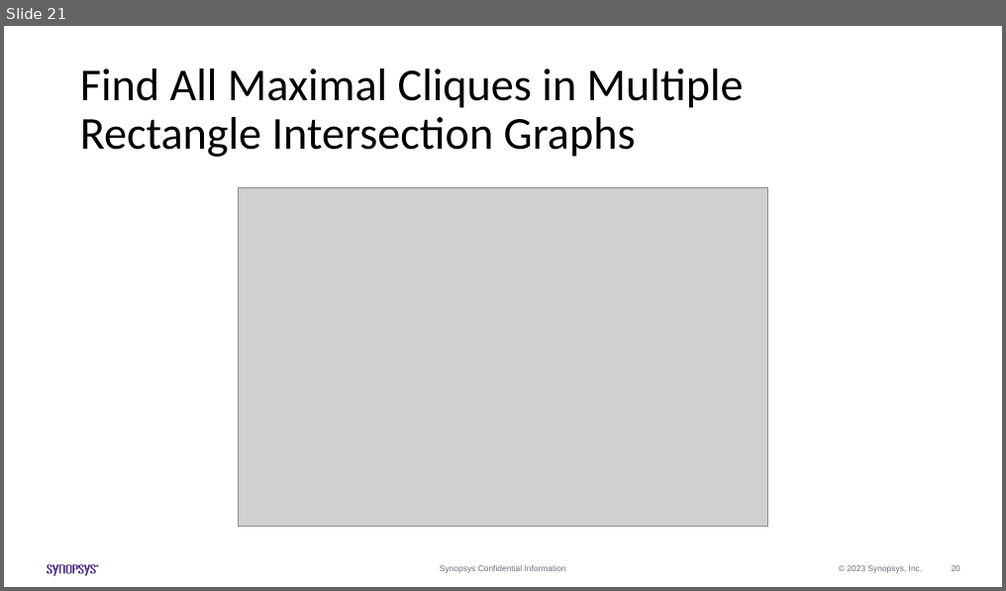
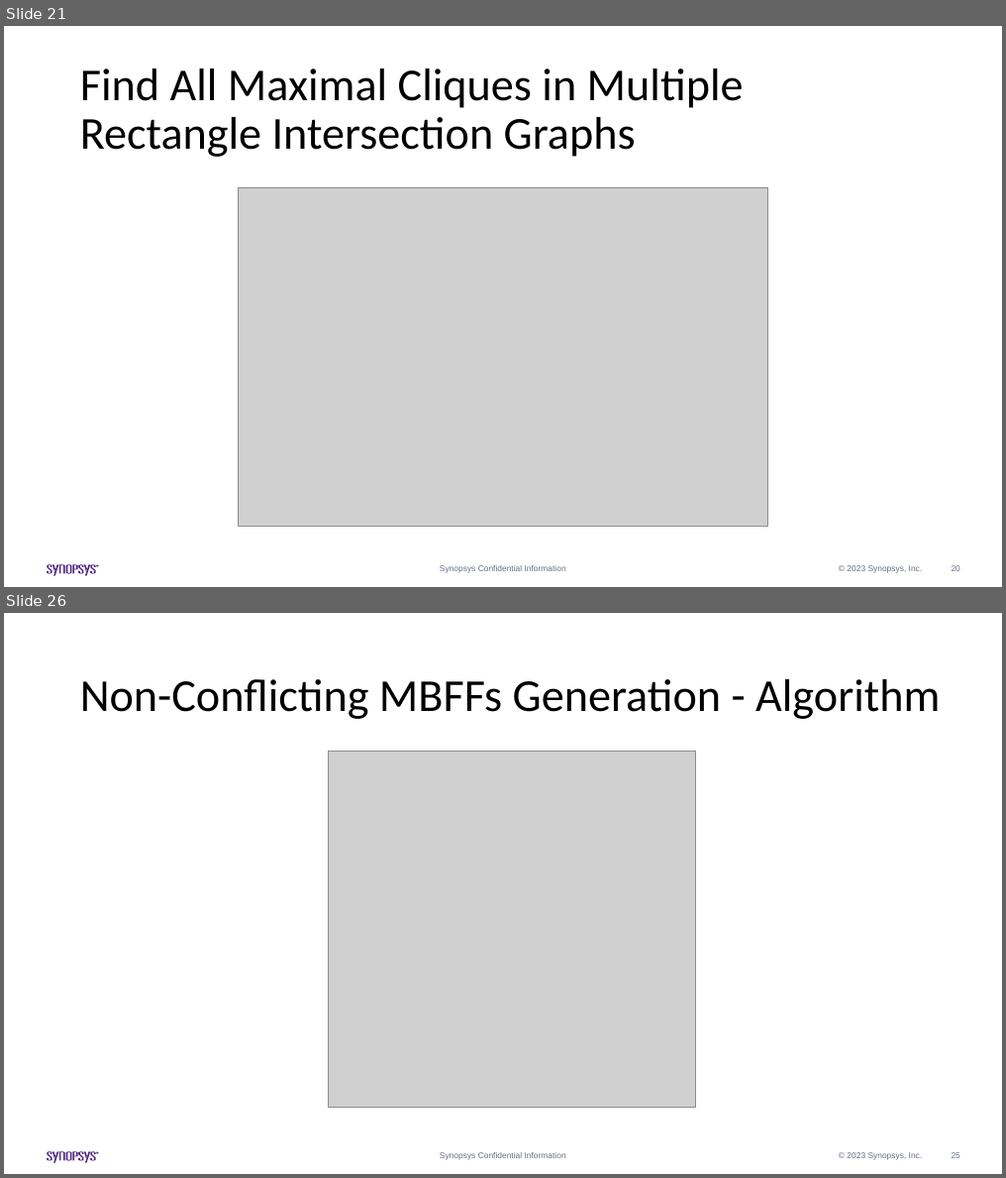
Before and after one commit to Pacific-Feng-Studuies/Studied-Papers, a slide deck: Synopsys Intern/Generation of Mixed-Driving Multi-Bit Flip-Flops for Power/Generation of Mixed-Driving Multi-Bit Flip-Flops for Power.pptx. Shown one above the other, each under a label of ours: slide 21 before the commit, slides 21 and 26 after it; the slides between them are not shown. The pictures are 1006x591 and 1006x1178 pixels, drawn with LibreOffice and Linux fonts; fonts in the diff are those of the drawing; grey boxes stand for pictures. Boxes give left, top, right and bottom in pixels: in the first picture for what was removed or moved away, otherwise in the second. Text is boxed around its words. In the diff, an @@ line names an element or a change of style, - is before the commit and + after.

```diff
--- a/Synopsys Intern/Generation of Mixed-Driving Multi-Bit Flip-Flops for Power/Generation of Mixed-Driving Multi-Bit Flip-Flops for Power.pptx
+++ b/Synopsys Intern/Generation of Mixed-Driving Multi-Bit Flip-Flops for Power/Generation of Mixed-Driving Multi-Bit Flip-Flops for Power.pptx
@@ slide 26 added at box(4, 613, 1002, 1174), background #FFFFFF; not listed: 14 template elements that a slide beside it also shows @@
@@ title added at box(80, 679, 940, 719), 44 pt, text #000000 @@
+Non-Conflicting MBFFs Generation - Algorithm
@@ picture added at box(328, 752, 696, 1108) @@
```
Also in this commit, not shown: 1 slide changed, 18 other slides added.
